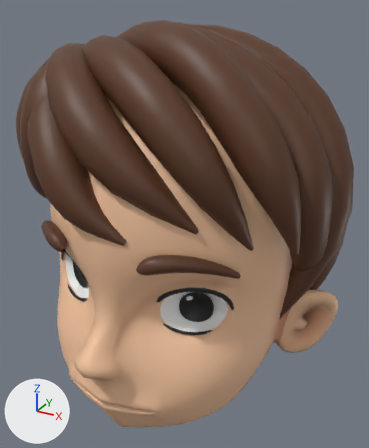
Two versions of the glTF model public/models/Kid.glb, one commit apart.
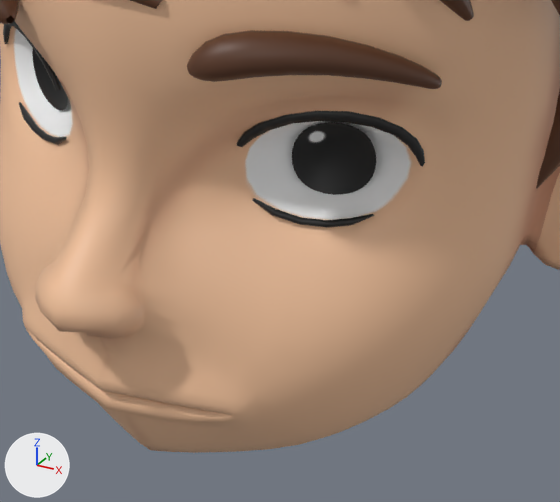
The first picture shows the older version from a camera (50 mm lens) standing at (0.339, -0.587, 0.566) and looking at (0.011, 0.011, 0.267). The close-ups show the older and then the newer version on the part from 16% to 78% of the width and 54% to 100% of the height of that picture. Only the edits that show in the close-ups are written down. The axes (+X, +Y, +Z) are drawn at lower left. The lights are the same throughout. Vertices at exactly the same position are counted once.
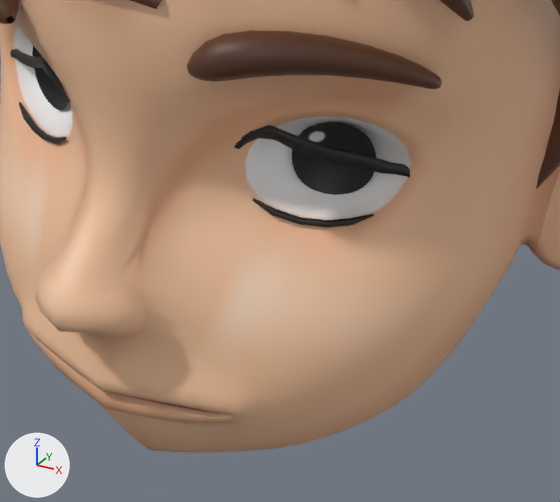
The newer file adds a shape key; the second version is drawn at full value of the shape key 'Sedih' of 'Cube.003', and the change is written as the vertex moves it makes.

Where the change shows, as pixel boxes (x1, y1, x2, y2) in the close-ups (560 x 502 px; the box of a moved part takes in the faces that stretch with it):
'Cube.001', surface changed
    both: (0, 0, 560, 424)
'Cube.003', surface changed, reshaped (12% shorter)
    before: (3, 21, 425, 167)
    after: (10, 49, 410, 178)
part 1 of me_cube_003, moved or reshaped
    before: (237, 111, 425, 167)
    after: (235, 125, 410, 178)
part 2 of me_cube_003, moved or reshaped
    before: (3, 21, 61, 91)
    after: (10, 49, 70, 103)

The change, as a list of edits to the scene's bpy script:
```text
Add img_head_base_color_png:
    img_head_base_color_png = load_image('Head_Base_color.png', '_unpacked/Head_Base_color.png', 2048, 2048, 'sRGB')
Change mat_head:
    mat_head.texture: img_head_base_color -> img_head_base_color_png
Change me_cube_003:
    used by ob_cube_003; location = (0.0, 0.0, 0.2494); scale = (0.222, 0.222, 0.222)
    remove me_cube_003.from_pydata(...)  # 132 vertices, 240 faces; spans x -0.616..0.616, y -0.635..-0.412, z -0.141..0.018
    add me_cube_003.from_pydata(...)  # 132 vertices, 240 faces; spans x -0.595..0.598, y -0.636..-0.408, z -0.182..-0.022
    me_cube_003 part 1: 66 of 132 vertices moved; they spanned x 0.248..0.616, y -0.635..-0.412, z -0.141..0.018 and now span x 0.232..0.598, y -0.621..-0.408, z -0.182..-0.028; mean shift (-0.028, 0.001, -0.065); largest move (0.466, -0.523, -0.014) -> (0.421, -0.53, -0.126)
    me_cube_003 part 2: 66 of 132 vertices moved; they spanned x -0.616..-0.248, y -0.635..-0.412, z -0.137..0.018 and now span x -0.595..-0.221, y -0.636..-0.415, z -0.168..-0.022; mean shift (0.063, -0.023, -0.053); largest move (-0.469, -0.52, -0.001) -> (-0.336, -0.589, -0.048)
```
